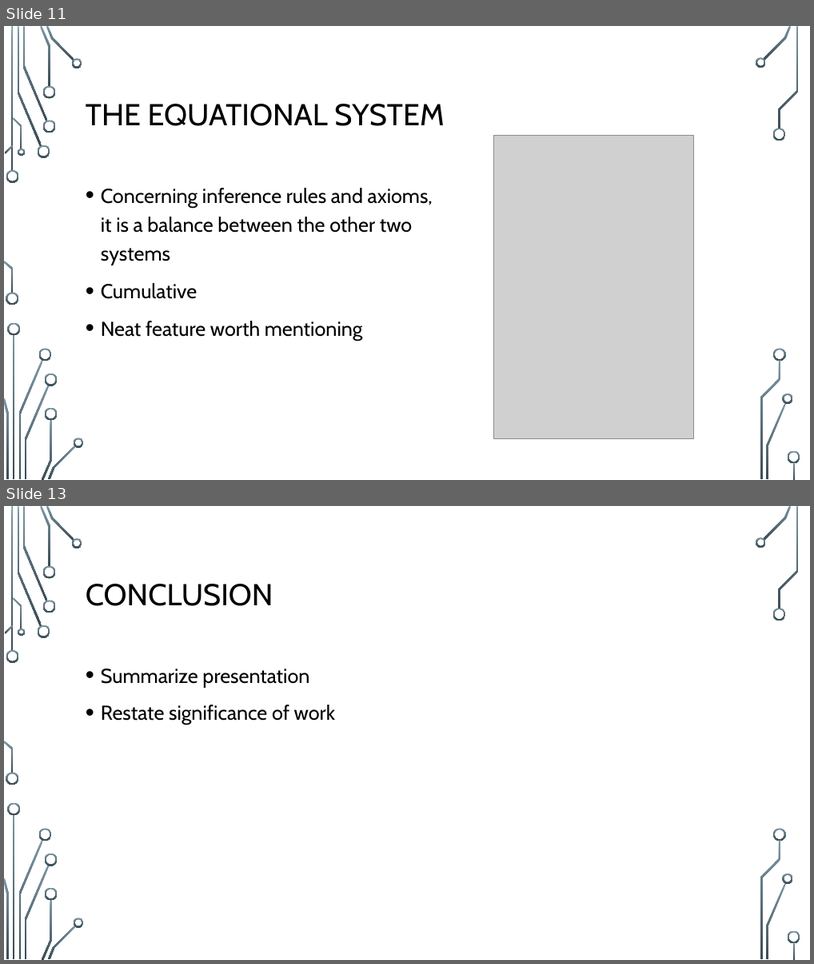
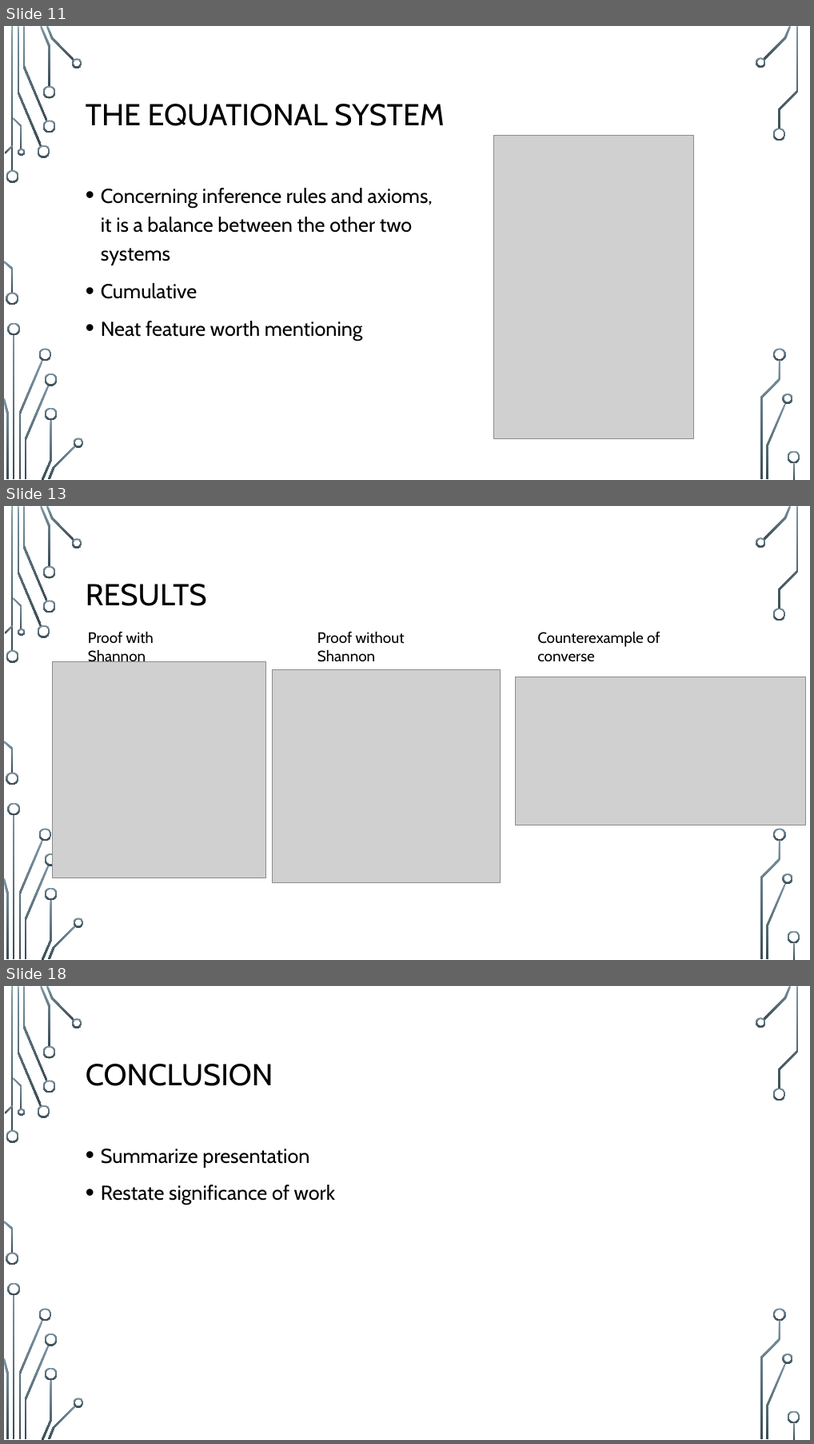
Before and after one commit to StanWarford/case-analysis, a slide deck: SCCUR-slides.pptx. Shown one above the other, each under a label of ours: slides 11 and 13 before the commit, slides 11, 13 and 18 after it; the slides between them are not shown. The pictures are 814x964 and 814x1444 pixels, drawn with LibreOffice and Linux fonts; fonts in the diff are those of the drawing; grey boxes stand for pictures; background and template pictures are left out. Boxes give left, top, right and bottom in pixels: in the first picture for what was removed or moved away, otherwise in the second. Text is boxed around its words. In the diff, an @@ line names an element or a change of style, - is before the commit and + after.

Commit message:
Results section expanded in slides.

```diff
--- a/SCCUR-slides.pptx
+++ b/SCCUR-slides.pptx
@@ slide 13 added at box(4, 506, 810, 960), background picture (left out); not listed: 36 template elements that a slide beside it also shows @@
@@ title added at box(86, 584, 207, 606), 36 pt, text #000000 @@
+RESULTS
@@ text added at box(88, 631, 154, 662), 18 pt, text #000000 @@
+Proof with Shannon
@@ text added at box(318, 631, 405, 662), 18 pt, text #000000 @@
+Proof without Shannon
@@ text added at box(538, 631, 661, 661), 18 pt, text #000000 @@
+Counterexample of converse
@@ picture added at box(52, 662, 266, 878) @@
@@ picture added at box(273, 669, 502, 882) @@
@@ picture added at box(516, 676, 806, 824) @@
@@ what was slide 13 is now slide 18 @@
```
Also in this commit, not shown: 7 slides changed, 5 other slides added, 1 slide removed.
